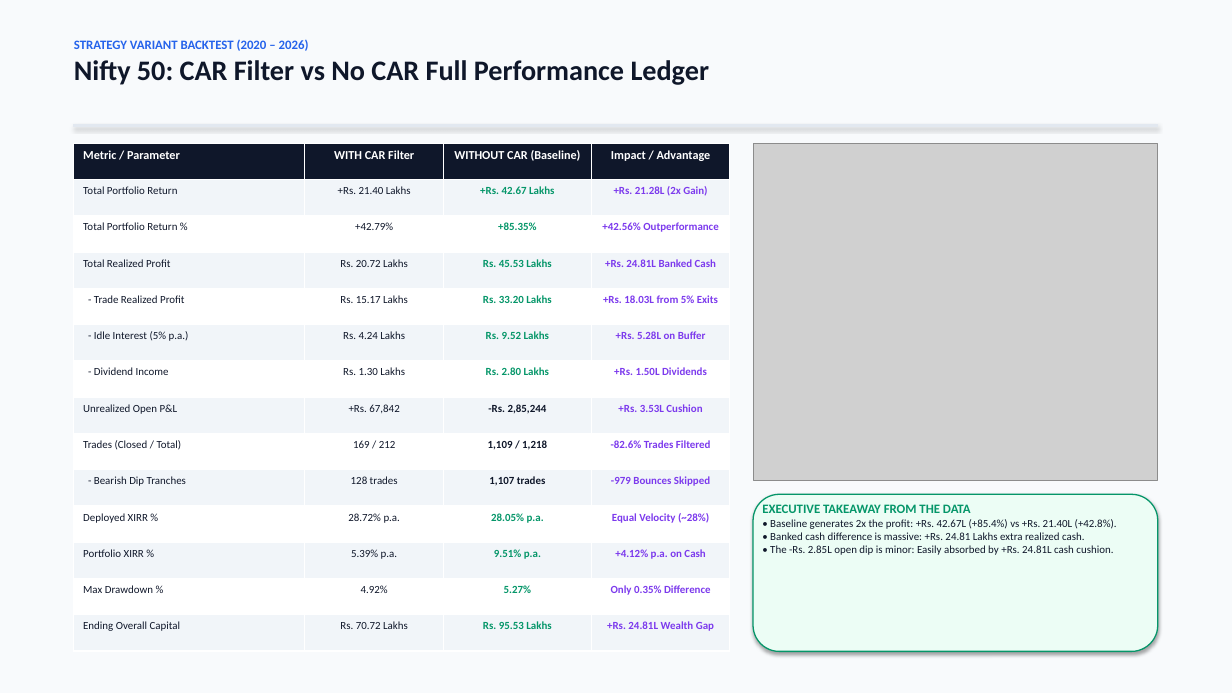
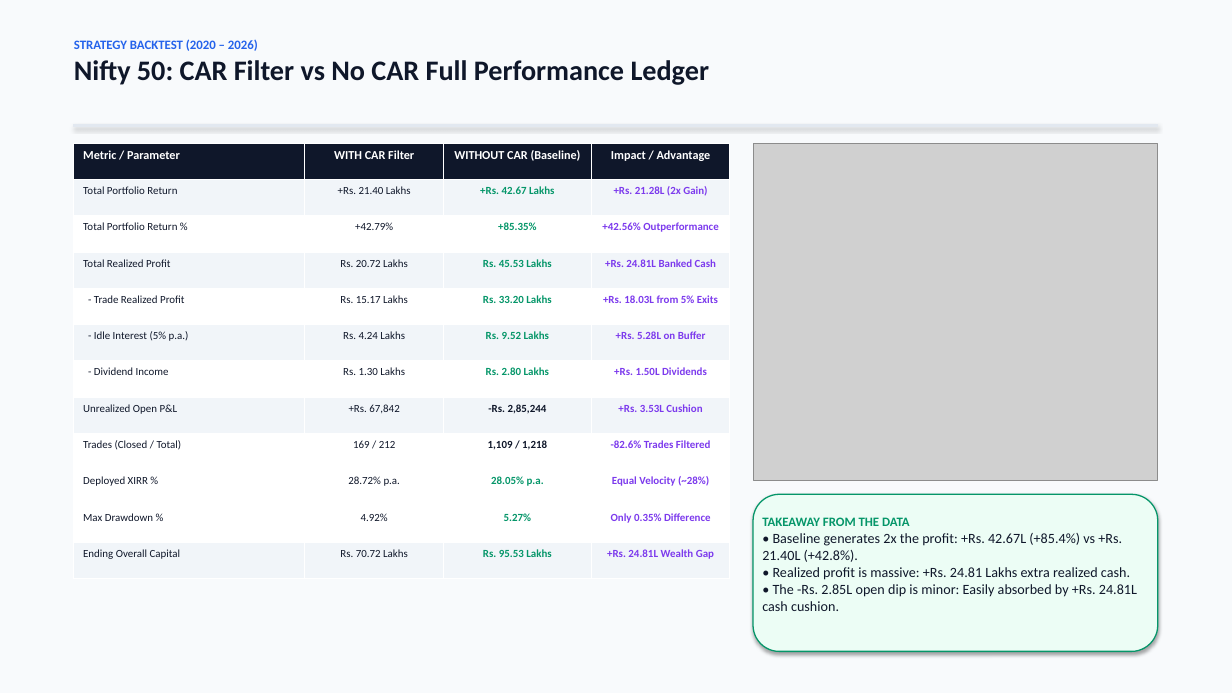
Before and after one commit to Fulera2021/Darvas-Bearish-Bullish-combo, a slide deck: slide 20 of Darvas_Strategy_Rulebook_Deck_v2.pptx (slide 21 before the commit). Drawn at 1232x693 pixels with LibreOffice and Linux fonts; fonts in the diff are those of the drawing; grey boxes stand for pictures. Boxes give left, top, right and bottom in pixels: in the first picture for what was removed or moved away, otherwise in the second. Text is boxed around its words. In the diff, an @@ line names an element or a change of style, - is before the commit and + after.

```diff
--- a/Darvas_Strategy_Rulebook_Deck_v2.pptx
+++ b/Darvas_Strategy_Rulebook_Deck_v2.pptx
@@ text at (74, 39, 258, 51): text changed @@
-STRATEGY VARIANT BACKTEST (2020 – 2026)
+STRATEGY BACKTEST (2020 – 2026)
@@ table at (74, 143, 730, 579) @@
-row 10: - Bearish Dip Tranches | 128 trades | 1,107 trades | -979 Bounces Skipped
-row 12: Portfolio XIRR % | 5.39% p.a. | 9.51% p.a. | +4.12% p.a. on Cash
@@ text at (762, 517, 1137, 611): text changed; size 8.5 to 11 pt @@
-EXECUTIVE TAKEAWAY FROM THE DATA
-• Baseline generates 2x the profit: +Rs. 42.67L (+85.4%) vs +Rs. 21.40L (+42.8%).
-• Banked cash difference is massive: +Rs. 24.81 Lakhs extra realized cash.
-• The -Rs. 2.85L open dip is minor: Easily absorbed by +Rs. 24.81L cash cushion.
+TAKEAWAY FROM THE DATA
+• Baseline generates 2x the profit: +Rs. 42.67L (+85.4%) vs +Rs. 21.40L (+42.8%).
+• Realized profit is massive: +Rs. 24.81 Lakhs extra realized cash.
+• The -Rs. 2.85L open dip is minor: Easily absorbed by +Rs. 24.81L cash cushion.
```
Also in this commit, not shown: 10 other slides changed, 4 slides added, 6 slides removed, 5 other files.
